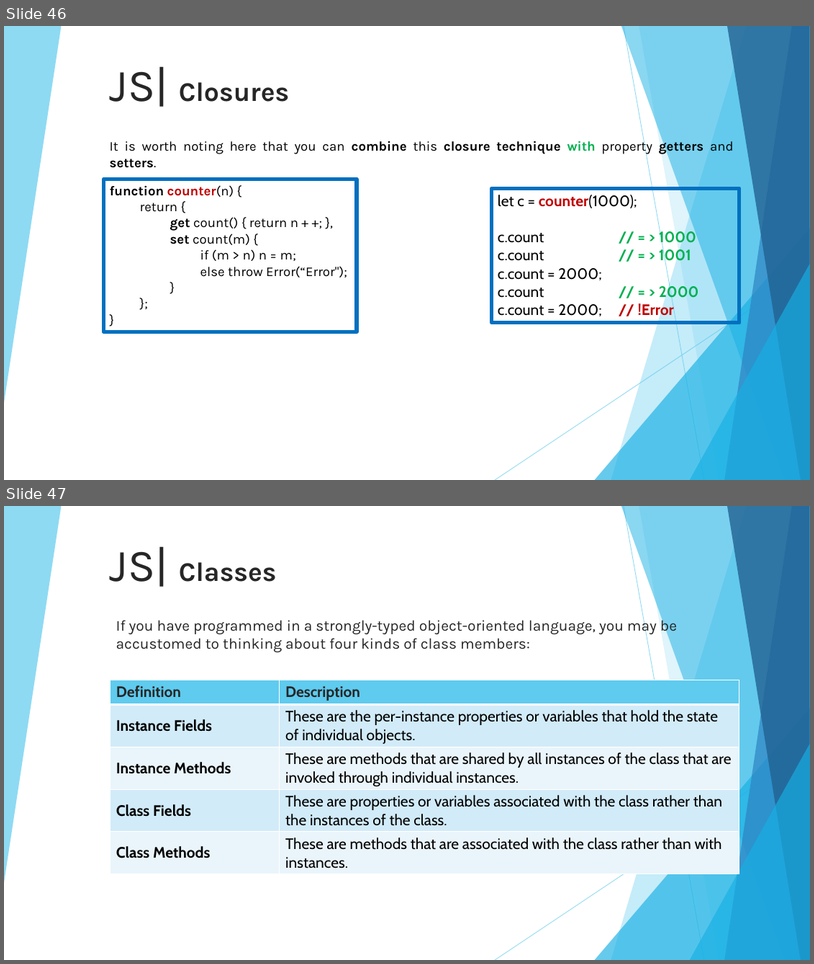
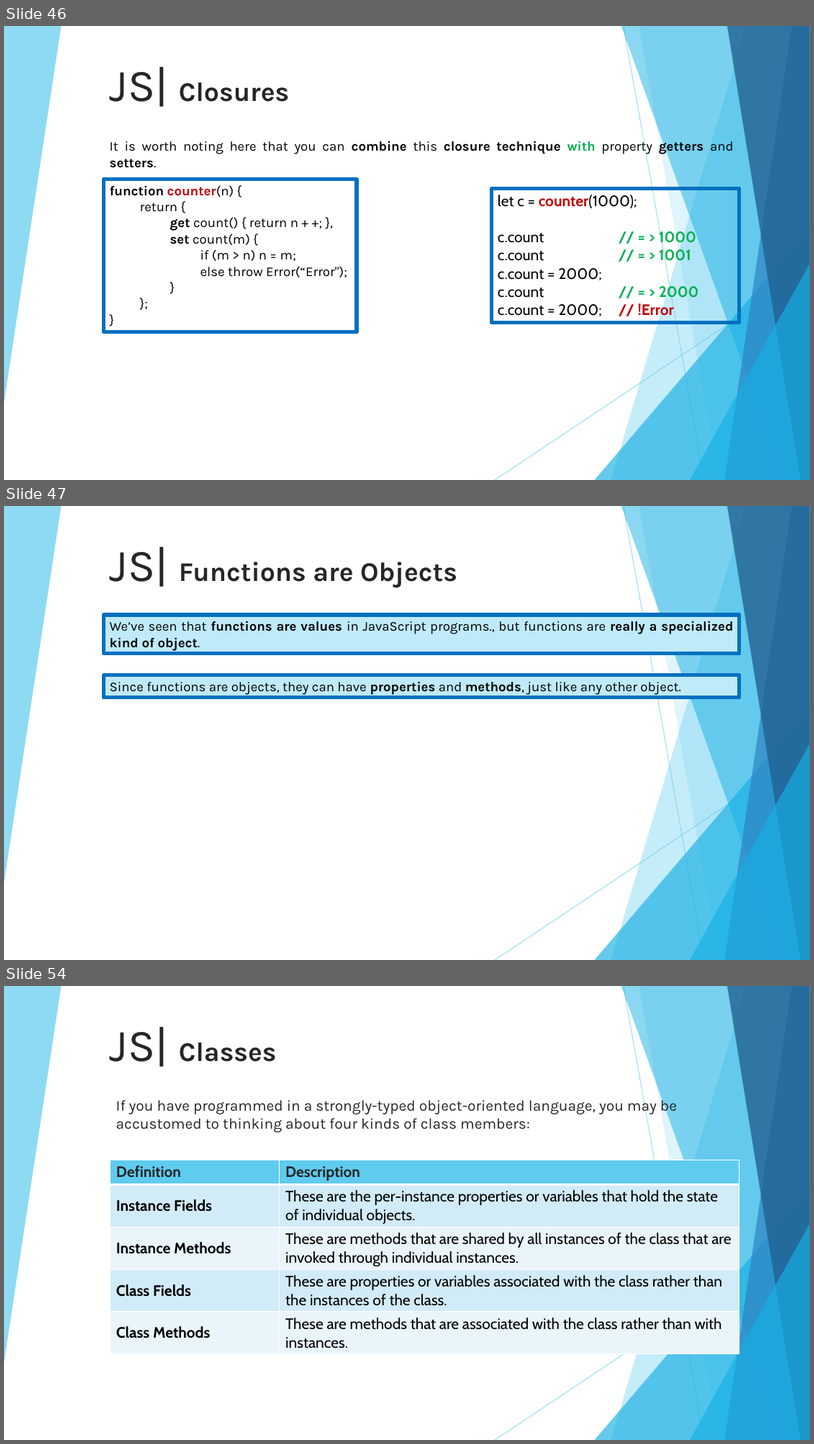
Before and after one commit to 01Primo/slides, a slide deck: 08_Javascript_Classes.pptx. Shown one above the other, each under a label of ours: slides 46 and 47 before the commit, slides 46, 47 and 54 after it; the slides between them are not shown. The pictures are 814x964 and 814x1444 pixels, drawn with LibreOffice and Linux fonts; fonts in the diff are those of the drawing. Boxes give left, top, right and bottom in pixels: in the first picture for what was removed or moved away, otherwise in the second. Text is boxed around its words. In the diff, an @@ line names an element or a change of style, - is before the commit and + after.

Commit message:
Missing only functions constructor

```diff
--- a/08_Javascript_Classes.pptx
+++ b/08_Javascript_Classes.pptx
@@ slide 47 added at (4, 506, 810, 960), background #FFFFFF; not listed: 10 template elements that a slide beside it also shows @@
@@ title added at (110, 546, 458, 588), 32 pt, text #262626, bold @@
+JS| Functions are Objects
@@ rectangle added at (104, 615, 741, 654), fill #BFEAF9, outline #0070C0 4.5 pt, 16 pt, text #000000 @@
+We’ve seen that functions are values in JavaScript programs., but functions are really a specialized kind of object.
@@ rectangle added at (104, 675, 741, 698), fill #BFEAF9, outline #0070C0 4.5 pt, 16 pt, text #000000 @@
+Since functions are objects, they can have properties and methods, just like any other object.
@@ what was slide 47 is now slide 54 @@
```
Also in this commit, not shown: 6 other slides added.
